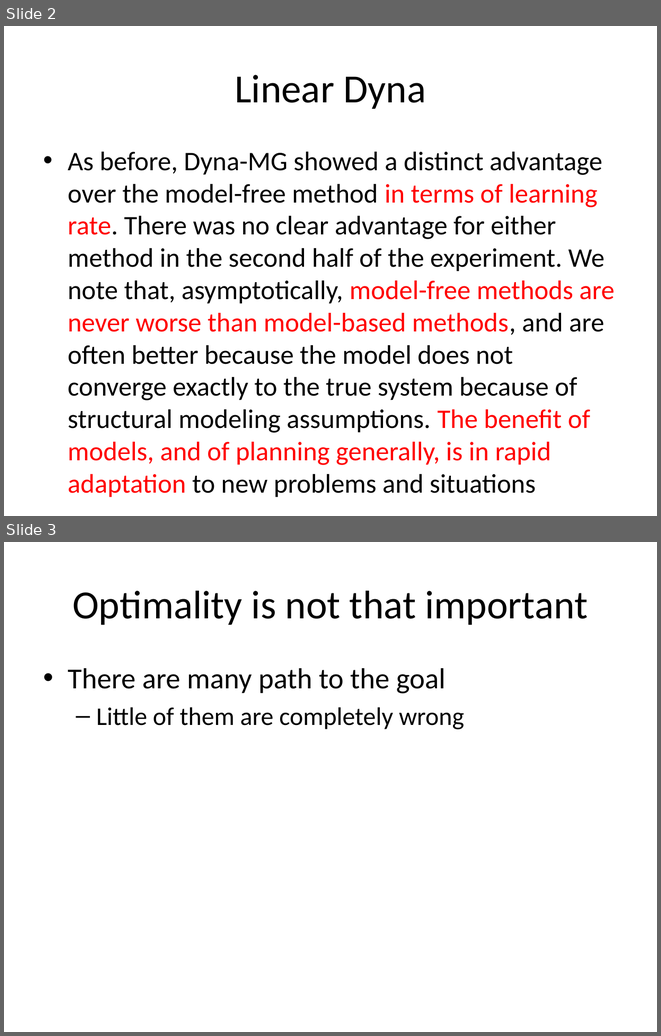
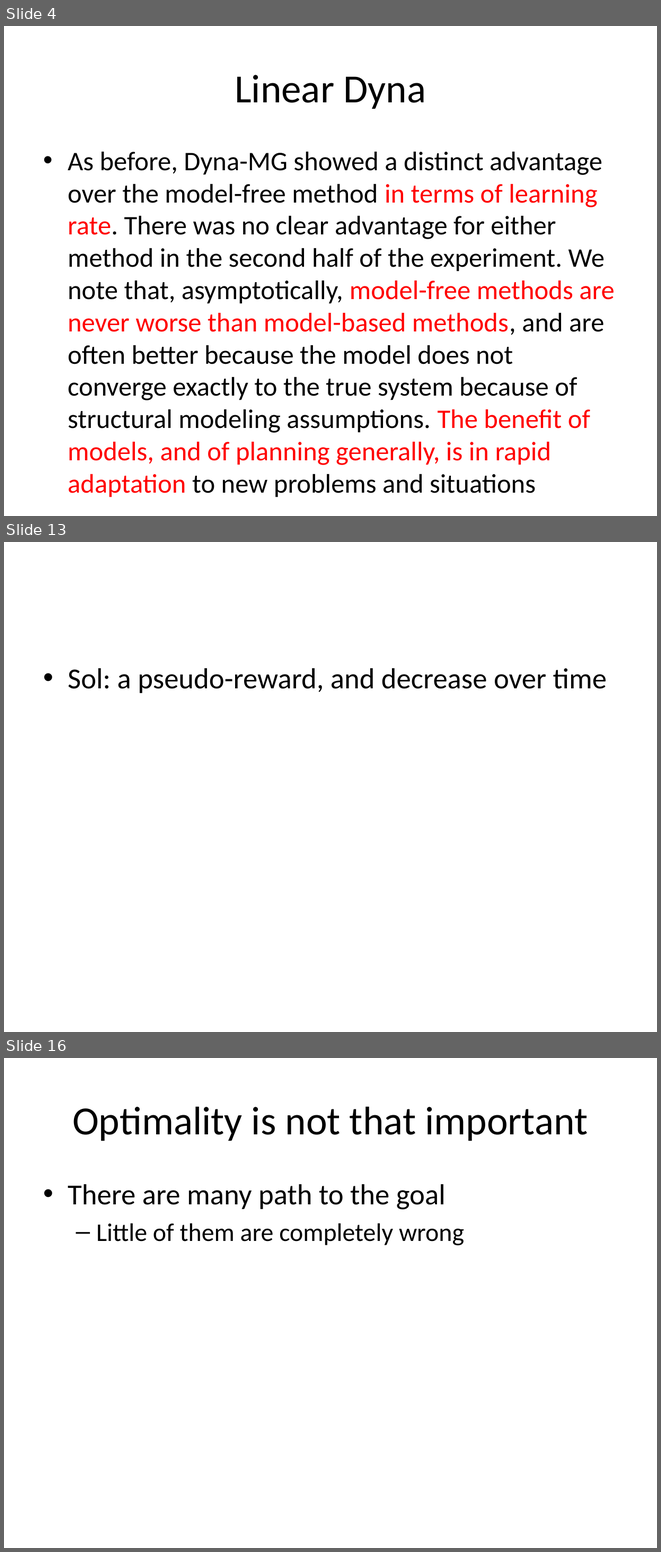
Before and after one commit to lono175/Thesis, a slide deck: OptimalPlanning.pptx. Shown one above the other, each under a label of ours: slides 2 and 3 before the commit, slides 4, 13 and 16 after it; the slides between them are not shown. The pictures are 661x1036 and 661x1552 pixels, drawn with LibreOffice and Linux fonts; fonts in the diff are those of the drawing. Boxes give left, top, right and bottom in pixels: in the first picture for what was removed or moved away, otherwise in the second. Text is boxed around its words. In the diff, an @@ line names an element or a change of style, - is before the commit and + after.

```diff
--- a/OptimalPlanning.pptx
+++ b/OptimalPlanning.pptx
@@ slide 13 added at box(4, 542, 657, 1032), background #FFFFFF @@
@@ text added at box(68, 668, 607, 693), 32 pt, text #000000 @@
+• Sol: a pseudo-reward, and decrease over time
@@ what was slide 2 is now slide 4 @@
@@ what was slide 3 is now slide 16 @@
```
Also in this commit, not shown: 13 other slides added, 1 slide removed.
